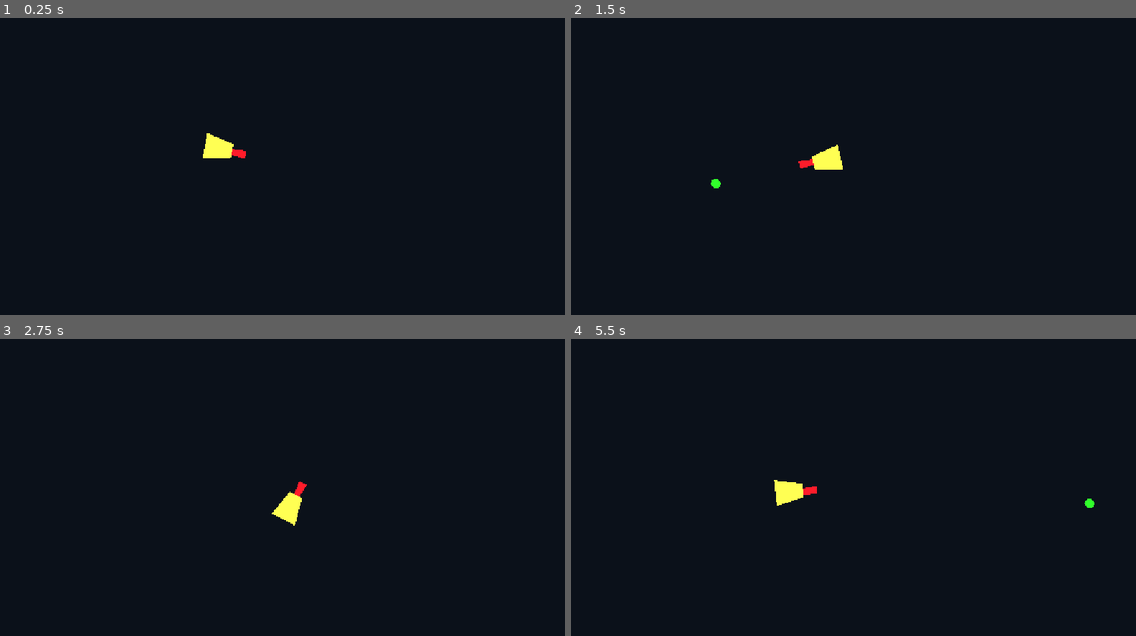
Above: before the commit, frames 1-4 (two rows, left to right).
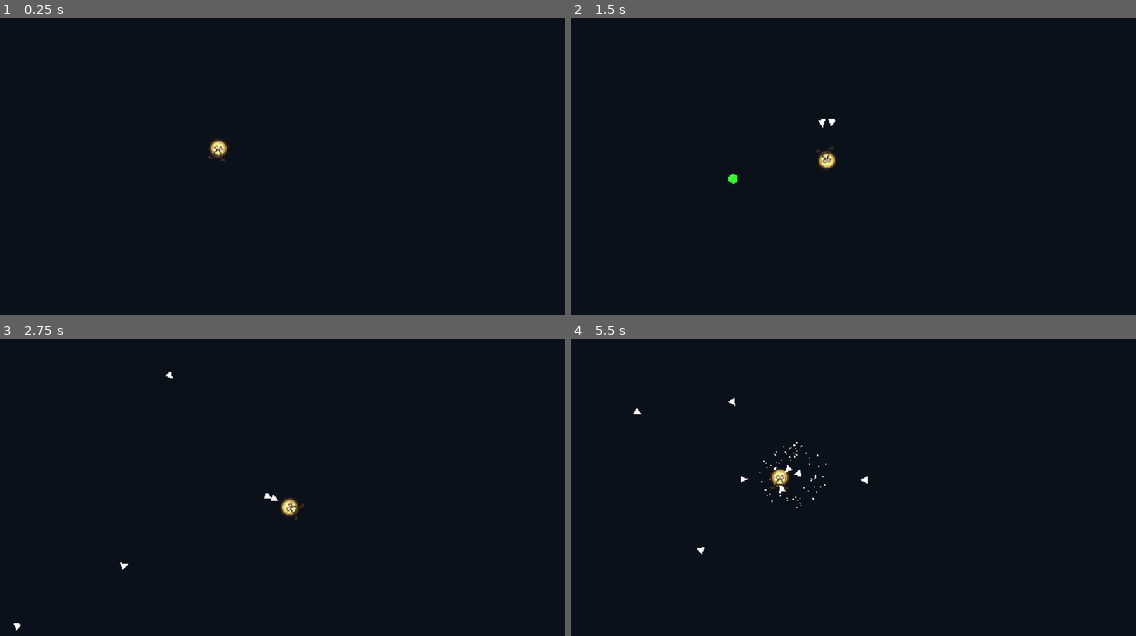
Above: after the commit, the same moments.

Repository: B-Gaspard/EfreiGamesWeek
Game: Godot game, scene res://Assets/Scenes/game.tscn
The game is run twice, just before and just after one commit, with the same random seed, the same clock (stepped at 60 frames per second) and the same inputs.
Inputs (mouse positions are in pixels of both pictures, inside the frame that each line leads up to):
- Up to frame 1 (0.25 s): no input
- Up to frame 2 (1.5 s): tap Enter at 0.5 s; move the mouse to (977, 145) at 0.52 s; hold D (Right) 0.53-1.28 s; click (977, 145) at 0.6 s; move the mouse to (734, 178) at 1.27 s; hold S (Down) from 1.28 s (still down); click (734, 178) at 1.35 s
- Up to frame 3 (2.75 s): move the mouse to (339, 413) at 2.02 s; release S (Down) at 2.03 s; hold D (Right) from 2.03 s (still down); click (339, 413) at 2.1 s
- Up to frame 4 (5.5 s): move the mouse to (825, 546) at 2.77 s; release D (Right) at 2.78 s; hold W (Up) 2.78-3.53 s; click (825, 546) at 2.85 s; move the mouse to (1023, 532) at 3.52 s; hold A (Left) 3.53-5.03 s; click (1023, 532) at 3.6 s; move the mouse to (678, 434) at 4.27 s; click (678, 434) at 4.35 s; move the mouse to (881, 481) at 5.02 s; hold S (Down) from 5.03 s (still down); click (881, 481) at 5.1 s

The runs differ from the first frame. In frame 1, 0.4% of the frame differs, in the area x 35-44%, y 38-49%; in frame 2, 0.5%; in frame 3, 0.5%; in frame 4, 0.7%, in the area x 11-93%, y 19-73%.

Commit message:
Ennemies spawning and follow you. Added bullet explosion on enemy kill

Diff:
--- a/Assets/Scenes/bullet.tscn
+++ b/Assets/Scenes/bullet.tscn
@@ -17,4 +17,5 @@
 [node name="Timer" type="Timer" parent="." unique_id=443560551]
 autostart = true
 
+[connection signal="body_entered" from="." to="." method="_on_body_entered"]
 [connection signal="timeout" from="Timer" to="." method="_on_timer_timeout"]
--- /dev/null
+++ b/Assets/Scenes/bullet_explosion.tscn
@@ -0,0 +1,19 @@
+[gd_scene format=3 uid="uid://bl10cjx6hohm8"]
+
+[sub_resource type="Curve" id="Curve_3pl2i"]
+_data = [Vector2(0, 1), 0.0, 0.0, 0, 0, Vector2(0.99378884, 0), 0.0, 0.0, 0, 0]
+point_count = 2
+
+[node name="CPUParticles2D" type="CPUParticles2D" unique_id=989192309]
+emitting = false
+amount = 50
+lifetime = 0.4
+one_shot = true
+explosiveness = 0.86
+spread = 180.0
+gravity = Vector2(0, 0)
+initial_velocity_min = 95.5
+initial_velocity_max = 200.0
+scale_amount_min = 4.0
+scale_amount_max = 10.0
+scale_amount_curve = SubResource("Curve_3pl2i")
--- /dev/null
+++ b/Assets/Scenes/enemy.tscn
@@ -0,0 +1,20 @@
+[gd_scene format=3 uid="uid://r726o6myktg4"]
+
+[ext_resource type="Script" uid="uid://ct07bx3nlbhlt" path="res://Scripts/enemy.gd" id="1_atlr2"]
+
+[sub_resource type="CapsuleShape2D" id="CapsuleShape2D_f23vh"]
+radius = 1.0
+height = 4.0
+
+[node name="Enemy" type="CharacterBody2D" unique_id=600584911 groups=["enemies"]]
+scale = Vector2(3, 3)
+script = ExtResource("1_atlr2")
+
+[node name="Polygon2D" type="Polygon2D" parent="." unique_id=428609016]
+position = Vector2(-1.9999999, -1.1920929e-07)
+scale = Vector2(2.5, 2.5)
+polygon = PackedVector2Array(0, -1, 0, 0.33333334, 0, 1, 2, 0, 1.1901319, -0.40493393)
+
+[node name="CollisionShape2D" type="CollisionShape2D" parent="." unique_id=1272042740]
+rotation = 1.5707964
+shape = SubResource("CapsuleShape2D_f23vh")
--- a/Assets/Scenes/player.tscn
+++ b/Assets/Scenes/player.tscn
@@ -1,22 +1,25 @@
 [gd_scene format=3 uid="uid://bm4qakp30owd3"]
 
 [ext_resource type="Script" uid="uid://y44vdpbplgey" path="res://Scripts/player.gd" id="1_nev2o"]
+[ext_resource type="Texture2D" uid="uid://dd6h0rriaus0f" path="res://Assets/Sprites/ampoule_5.png" id="2_7dd06"]
 
 [sub_resource type="CapsuleShape2D" id="CapsuleShape2D_nev2o"]
 radius = 4.0
-height = 14.0
+height = 9.0
 
 [node name="Player" type="CharacterBody2D" unique_id=940023457]
 scale = Vector2(2, 2)
 script = ExtResource("1_nev2o")
 
 [node name="Polygon2D2" type="Polygon2D" parent="." unique_id=1990565265]
-position = Vector2(-28, 2)
-scale = Vector2(3.5, 2)
+visible = false
+position = Vector2(-19, 1)
+scale = Vector2(2, 1.143)
 color = Color(1, 0.10980392, 0.16470589, 1)
 polygon = PackedVector2Array(8, -0.5, 12, 0, 12, -1, 12, -2, 8, -1.5)
 
 [node name="Polygon2D" type="Polygon2D" parent="." unique_id=1092003197]
+visible = false
 position = Vector2(-6.9999995, 5.9999995)
 scale = Vector2(1.5555556, 1.4444444)
 color = Color(1, 1, 0.3254902, 1)
@@ -28,4 +31,8 @@
 shape = SubResource("CapsuleShape2D_nev2o")
 
 [node name="ShootyPart" type="Node2D" parent="." unique_id=1020144456]
-position = Vector2(14, 0)
+position = Vector2(5, 0)
+
+[node name="Sprite2D" type="Sprite2D" parent="." unique_id=1246724418]
+scale = Vector2(0.4, 0.4)
+texture = ExtResource("2_7dd06")
--- a/Scripts/bullet.gd
+++ b/Scripts/bullet.gd
@@ -1,6 +1,7 @@
 extends Area2D
 
 var direction: Vector2
+var explosion_scene = preload("res://Assets/Scenes/bullet_explosion.tscn")
 const SPEED = 25
 
 func _physics_process(delta: float) -> void:
@@ -9,3 +10,15 @@
 
 func _on_timer_timeout() -> void:
 	queue_free()
+
+
+func _on_body_entered(body: Node2D) -> void:
+	if body.is_in_group("enemies"):
+		body.queue_free()
+		queue_free()
+
+		var explosion = explosion_scene.instantiate()
+		explosion.global_position = global_position
+		explosion.emitting = true
+		explosion.lifetime = randf_range(0.3, 0.7)
+		$/root/Game.add_child(explosion)
--- /dev/null
+++ b/Scripts/enemy.gd
@@ -0,0 +1,10 @@
+extends CharacterBody2D
+
+@onready var player = $/root/Game/Player
+
+const SPEED = 100
+
+func _physics_process(delta: float) -> void:
+	velocity = (player.global_position - global_position).normalized() * SPEED
+	look_at(player.global_position)
+	move_and_slide()
--- a/Scripts/game.gd
+++ b/Scripts/game.gd
@@ -1,7 +1,12 @@
 extends Node2D
 
 @onready var player = $Player
-
+var enemy_scene = preload("res://Assets/Scenes/enemy.tscn")
 
 func _on_timer_timeout() -> void:
-	pass # Replace with function body.
+	var enemy = enemy_scene.instantiate()
+	enemy.global_position = player.global_position
+	while enemy.global_position.distance_squared_to(player.global_position) < 10000:
+		enemy.global_position.x = randi_range(0, get_viewport_rect().size.x)
+		enemy.global_position.y = randi_range(0, get_viewport_rect().size.y)
+	add_child(enemy)
--- a/project.godot
+++ b/project.godot
@@ -17,6 +17,10 @@
 [display]
 
 window/stretch/mode="canvas_items"
+
+[global_group]
+
+enemies=""
 
 [input]
 
Not shown, added: Scripts/enemy.gd.uid
